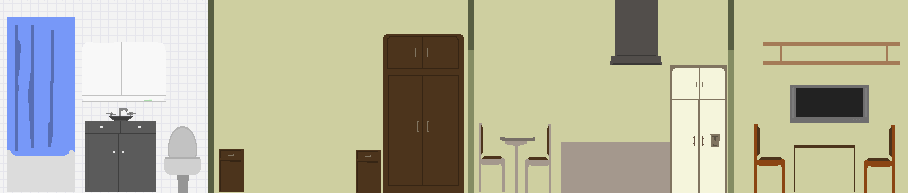
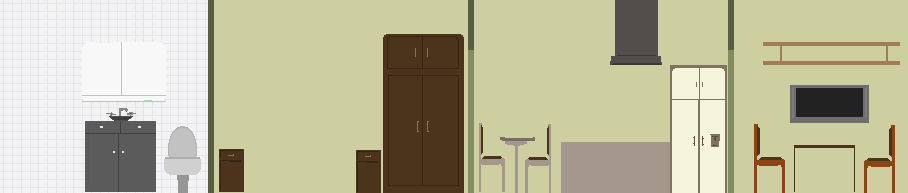
Layer changes from the first 908x193 image to the second:
hid "bañera" over (7, 17, 75, 192)
